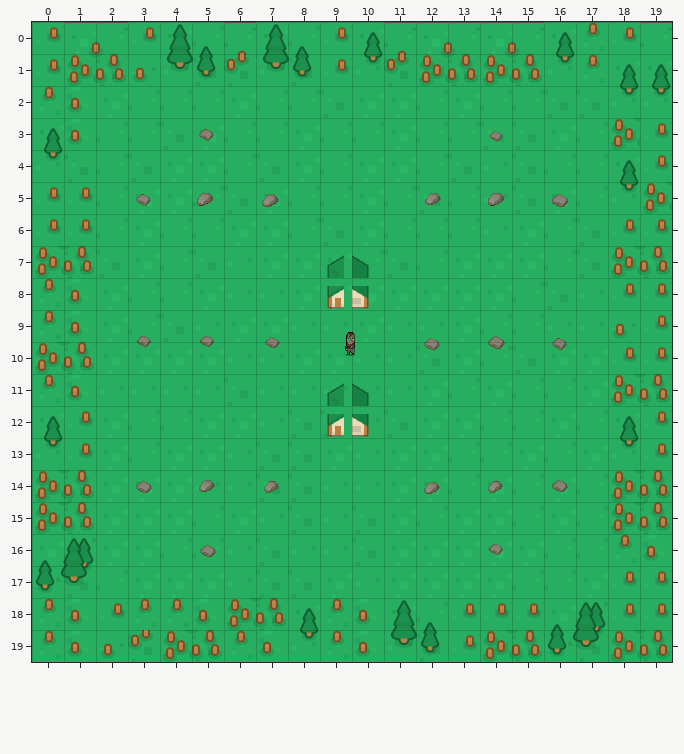
Tiled map (JSON): CW/public/map/levels/secondMap.json. Above is the file before it was changed.
Cells are 32x32 px. Shown: x 0..19, y 0..19.
And afterwards:
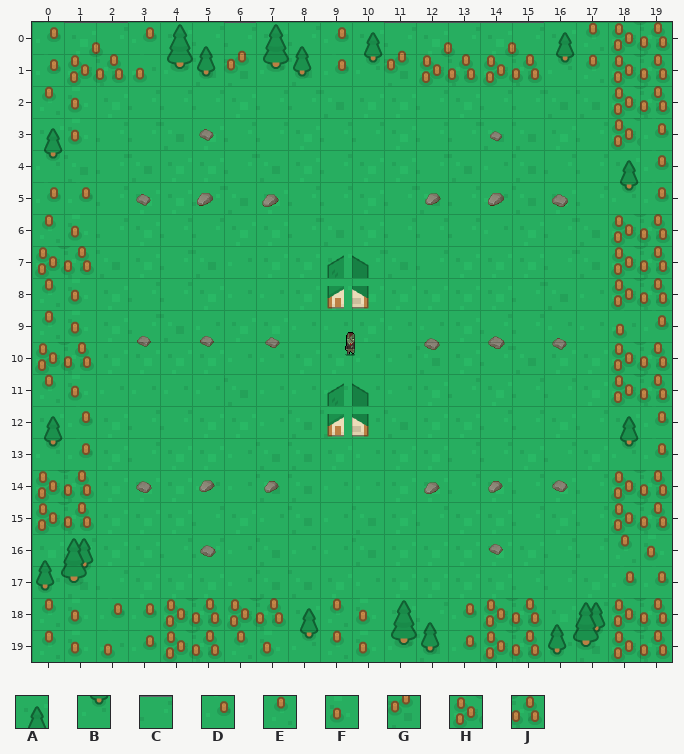
Key: from "tilesImage": A 716, B 771, C 882, D 936, E 939, F 940, G 943, H 945, J 946.
_ is an empty cell.
Changes in this commit:
Layer "Слой тайлов 1":
y 0: x 18..19 DC -> HJ
y 1: x 18..19 AA -> HJ
y 2: x 18..19 BB -> HJ
y 5: x 19 H -> D
y 6: x 0..1 DD -> EF; x 18..19 DD -> HJ
y 8: x 18..19 DD -> HJ
y 10: x 18..19 DD -> HJ
y 18: x 3..5 EEF -> DHJ; x 14..15 DD -> HJ; x 18..19 DD -> HJ
y 19: x 3 G -> D
Boxes around the changes in both pictures, in picture pixels (x1, y1, x2, y2):
changed: (611, 22, 672, 118)
changed: (611, 182, 672, 246)
changed: (36, 214, 93, 243)
changed: (611, 278, 670, 310)
changed: (611, 342, 670, 374)
changed: (128, 598, 222, 662)
changed: (483, 598, 542, 630)
changed: (611, 598, 670, 630)
